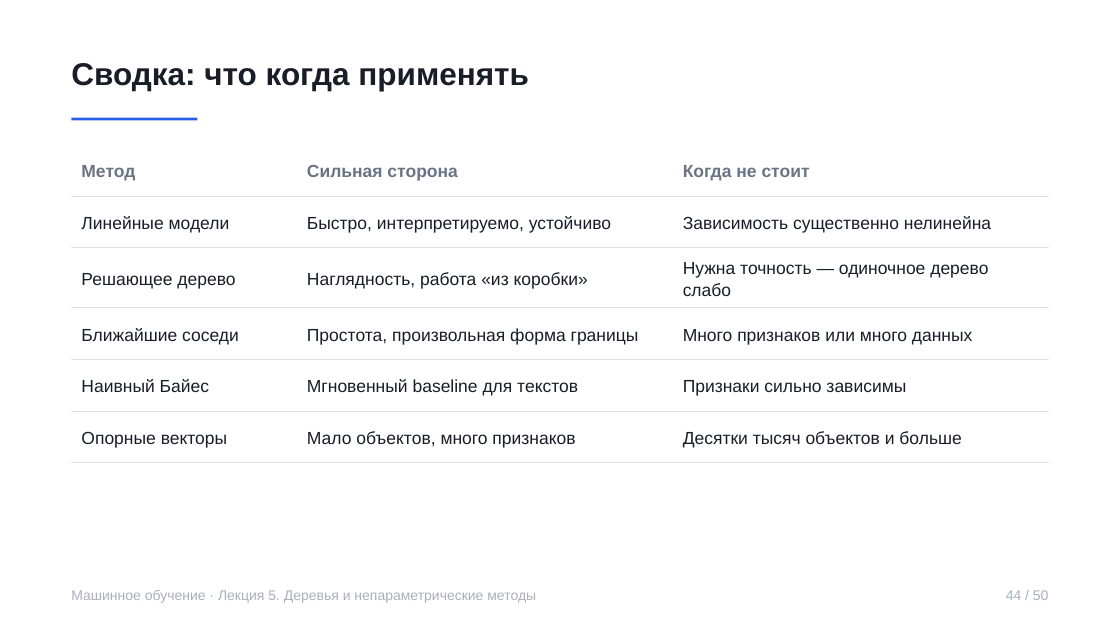
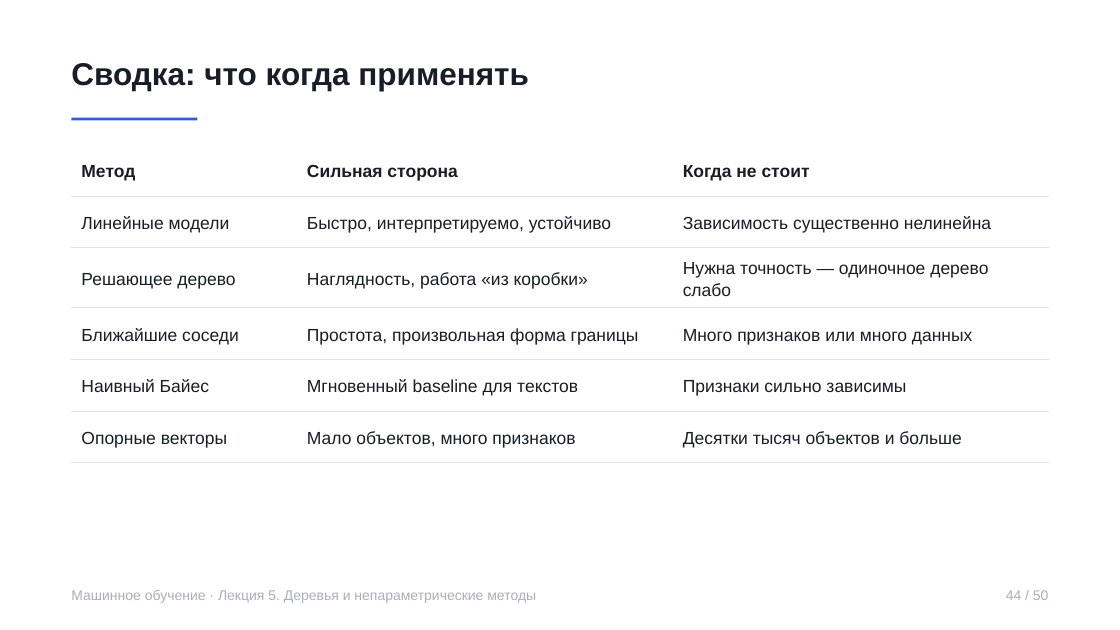
Before and after one commit to rustam-azimov/ml-course-spbu, a slide deck: slide 44 of lectures/lecture05.pptx. Drawn at 1120x630 pixels with LibreOffice and Linux fonts; fonts in the diff are those of the drawing. Boxes give left, top, right and bottom in pixels: in the first picture for what was removed or moved away, otherwise in the second. Text is boxed around its words. In the diff, an @@ line names an element or a change of style, - is before the commit and + after.

```diff
--- a/lectures/lecture05.pptx
+++ b/lectures/lecture05.pptx
@@ table at box(71, 145, 1048, 455) @@
@@ text colour #6B7484 to #181D27 in "Метод", "Сильная сторона", "Когда не стоит" @@
```
Also in this commit, not shown: 44 other slides changed, 5 other files.
